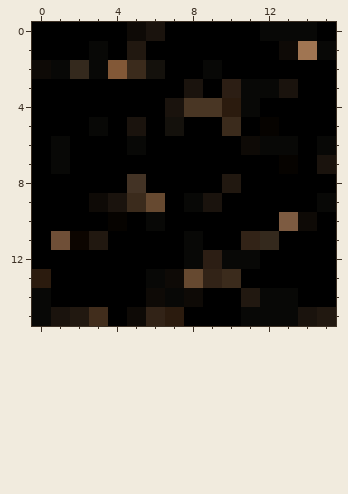
Pixel-art sprite -- dirt_back.png. Above: the version before the commit.
The file is 16x16 pixels. Colours within 5 levels of each other are drawn and written as one.
New version:
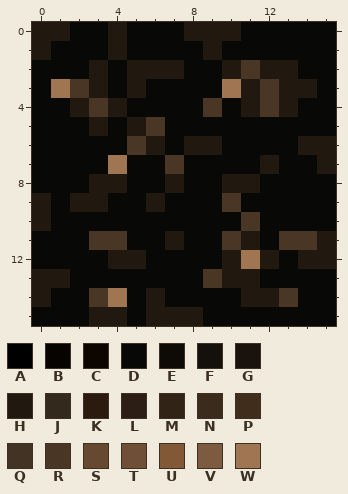
Palette (. is transparent): A #000000  B #060300  C #0c0500  D #080806  E #0e0a06  F #14110c  G #1a130d  H #211810  J #34291d  K #2b1b0e  L #2c1e14  M #322317  N #3b2b1c  P #412d1c  Q #433325  R #493624  S #664930  T #6f4f37  U #825837  V #7d5b41  W #a07552
What changed:
{"y":0,"x":0,"old":"AAAAAEGAAAAA","new":"HHDDHDDDHHHD"}
{"y":0,"x":15,"old":"A","new":"D"}
{"y":1,"x":0,"old":"AAA","new":"HDD"}
{"y":1,"x":4,"old":"AHAAAAAAAEW","new":"HDDDDHDDDDD"}
{"y":2,"x":0,"old":"E","new":"D"}
{"y":2,"x":2,"old":"JDUNFAA","new":"DHDHHHD"}
{"y":2,"x":10,"old":"AAAAAA","new":"HRHHDD"}
{"y":3,"x":0,"old":"AAAAAAAAGALDDGAA","new":"DWRHDHDDDDWHRHHD"}
{"y":4,"x":0,"old":"AAAAAAAGR","new":"DDHRHDDDD"}
{"y":4,"x":10,"old":"KDAAAA","new":"DHRHDD"}
{"y":5,"x":0,"old":"AAADAGAFAANABAAA","new":"DDDHDHRDDDDDDDDD"}
{"y":6,"x":0,"old":"A","new":"D"}
{"y":6,"x":2,"old":"AAADAAAAAE","new":"DDDRHDHHDD"}
{"y":6,"x":14,"old":"AD","new":"HH"}
{"y":7,"x":0,"old":"A","new":"D"}
{"y":7,"x":2,"old":"AAAAAAAAAAABAG","new":"DDWDDRDDDDHDDH"}
{"y":8,"x":0,"old":"AAAAAQAAAA","new":"DDDHHDDHDD"}
{"y":8,"x":11,"old":"AAAAA","new":"HDDDD"}
{"y":9,"x":0,"old":"AAAEGNSA","new":"HDHHDDHD"}
{"y":9,"x":9,"old":"GAAAAA","new":"DRDDDD"}
{"y":10,"x":0,"old":"AAAABA","new":"HDDDDD"}
{"y":10,"x":7,"old":"AAAAAAVEA","new":"DDDDRDDDD"}
{"y":11,"x":0,"old":"ATCHAAAA","new":"DDDRRDDH"}
{"y":11,"x":9,"old":"AAMJAAA","new":"DRHDRRH"}
{"y":12,"x":0,"old":"AAAAAAAA","new":"DDDDHHDD"}
{"y":12,"x":9,"old":"LDDAAAA","new":"DHWHDHH"}
{"y":13,"x":0,"old":"KAAAAA","new":"HHDDDD"}
{"y":13,"x":7,"old":"ESMNAAAAA","new":"DDRHHDDDD"}
{"y":14,"x":0,"old":"DAAAAAE","new":"HDDRWDH"}
{"y":14,"x":8,"old":"EAA","new":"DDD"}
{"y":14,"x":12,"old":"DDAA","new":"HRDD"}
{"y":15,"x":1,"old":"GHPAEMKAAA","new":"DDHHDHHHDD"}
{"y":15,"x":14,"old":"GH","new":"DD"}
